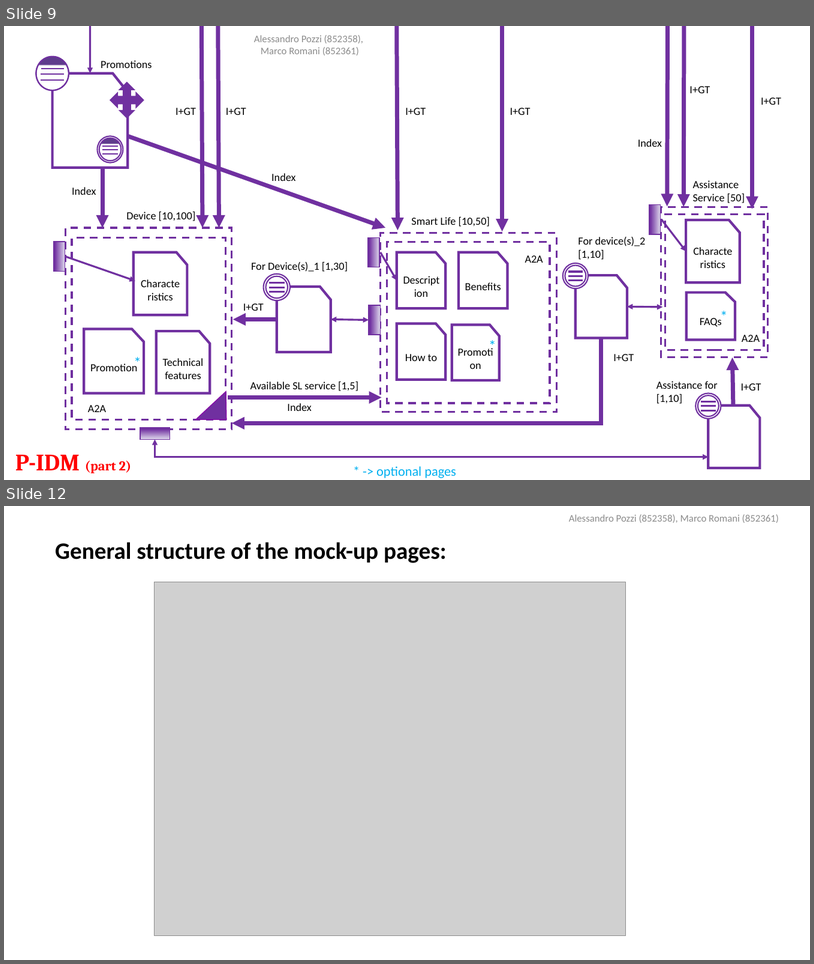
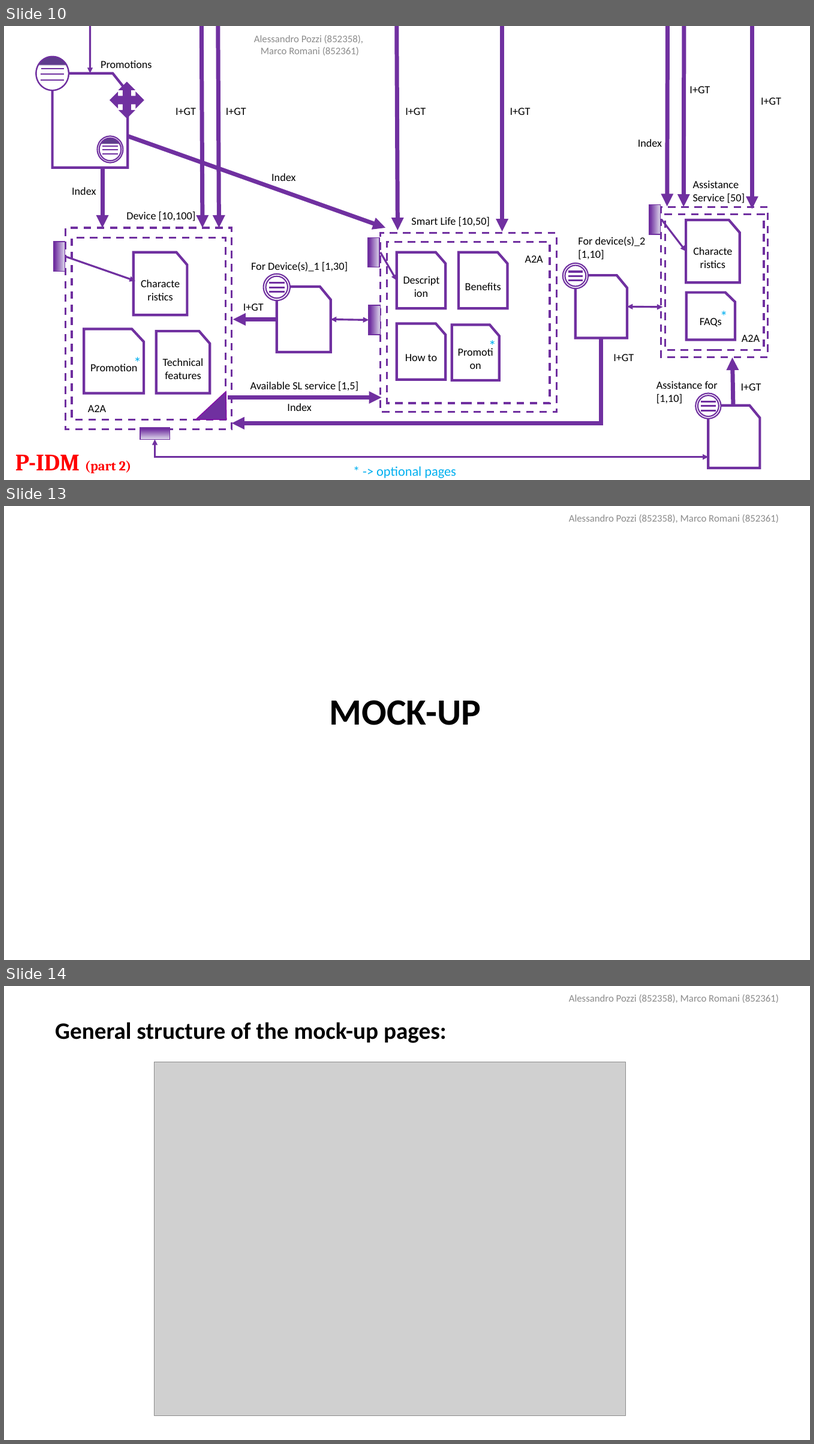
Before and after one commit to AlessandroPozzi/HypermediaProject2016-PozziRomani, a slide deck: Drafts & Material/IDM Models + Notes.pptx. Shown one above the other, each under a label of ours: slides 9 and 12 before the commit, slides 10, 13 and 14 after it; the slides between them are not shown. The pictures are 814x964 and 814x1444 pixels, drawn with LibreOffice and Linux fonts; fonts in the diff are those of the drawing; grey boxes stand for pictures. Boxes give left, top, right and bottom in pixels: in the first picture for what was removed or moved away, otherwise in the second. Text is boxed around its words. In the diff, an @@ line names an element or a change of style, - is before the commit and + after.

```diff
--- a/Drafts & Material/IDM Models + Notes.pptx
+++ b/Drafts & Material/IDM Models + Notes.pptx
@@ slide 13 added at [4,506,810,960], background #FFFFFF @@
@@ text added at [569,514,779,523], 12 pt, text #8C8C8C @@
+Alessandro Pozzi (852358), Marco Romani (852361)
@@ title added at [330,700,481,725], 44 pt, text #000000, bold @@
+MOCK-UP
@@ what was slide 9 is now slide 10 @@
@@ what was slide 12 is now slide 14 @@
```
Also in this commit, not shown: 6 slides changed, 1 other slide added.
